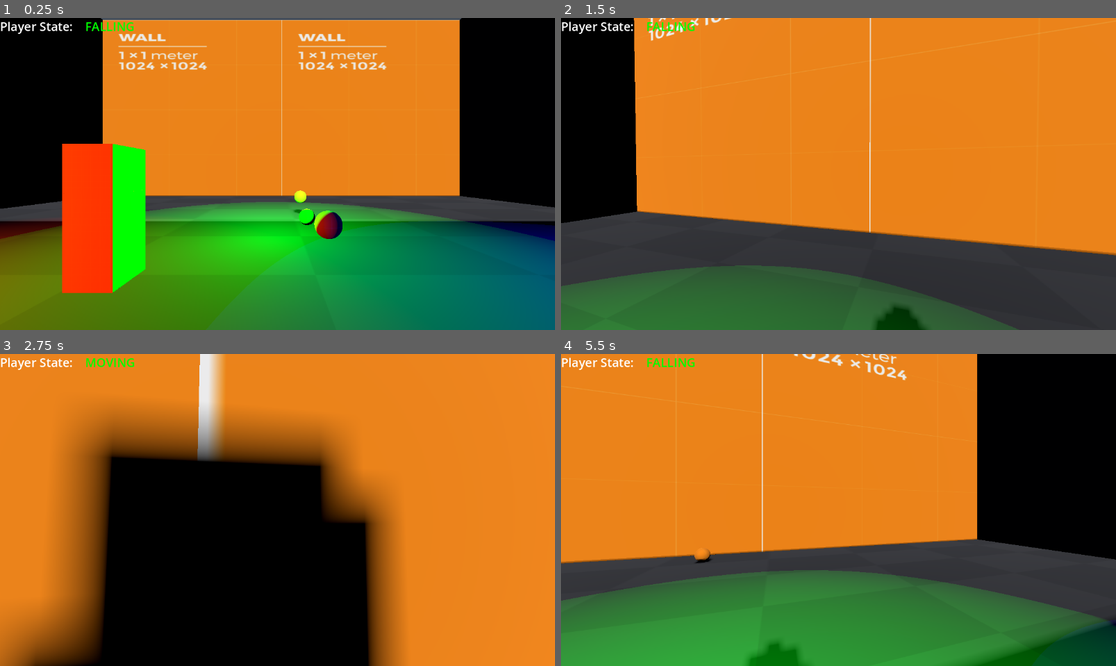
Above: before the commit, frames 1-4 (two rows, left to right).
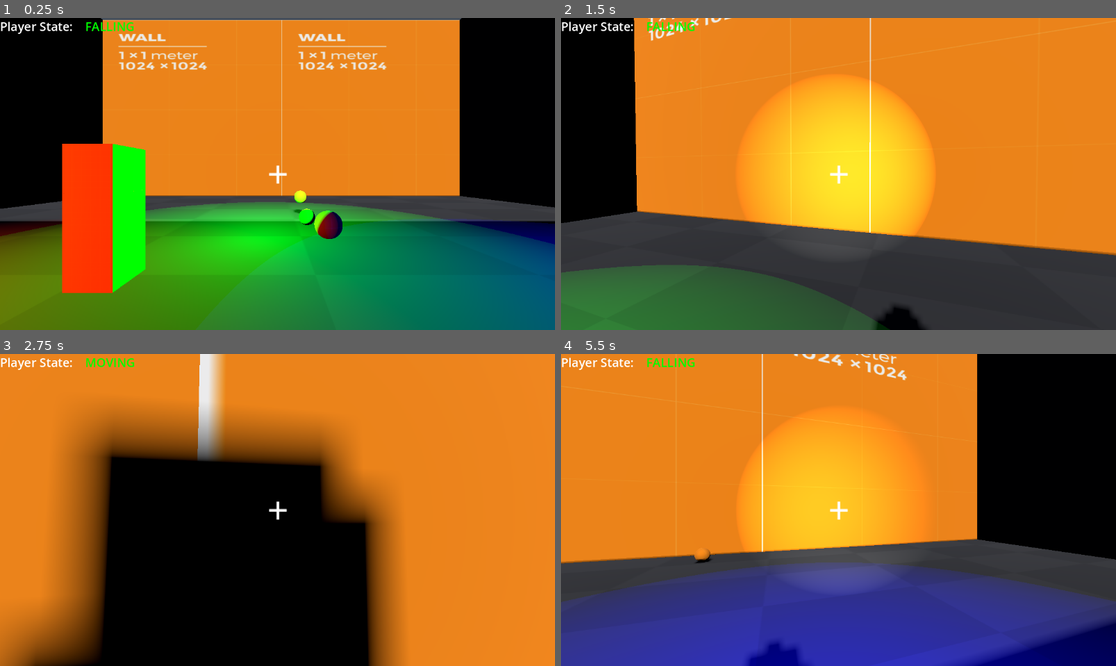
Above: after the commit, the same moments.

Repository: Djlanav/project-darkfire
Game: Godot game, scene res://Areas/testing_world.tscn
The game is run twice, just before and just after one commit, with the same random seed, the same clock (stepped at 60 frames per second) and the same inputs. A sky picture missing from this copy of the repository is replaced by a grey-blue gradient. Sound files missing from this copy of the repository are replaced by a short silence.
Inputs (mouse positions are in pixels of both pictures, inside the frame that each line leads up to):
- Up to frame 1 (0.25 s): no input
- Up to frame 2 (1.5 s): move the mouse to (866, 174) at 0.52 s; hold W (forward) from 0.53 s (still down); tap F (flashlight, bound only after the commit) at 0.6 s; tap Space (jump) at 0.77 s; move the mouse to (810, 174) at 1.27 s; tap E (hold_obj) at 1.35 s
- Up to frame 3 (2.75 s): keep holding W (forward); tap Space (jump) at 1.52 s; tap F (flashlight, bound only after the commit) at 1.55, 2.3 s; move the mouse to (288, 503) at 2.02 s; tap U (unfocus) at 2.1 s
- Up to frame 4 (5.5 s): tap Enter at 2.75 s; move the mouse to (810, 572) at 2.77 s; tap F (flashlight, bound only after the commit) at 2.85, 3.6, 4.55, 5.3 s; tap Space (jump) at 3.02, 3.77, 4.52 s; move the mouse to (1005, 556) at 3.52 s; release W (forward) at 3.53 s; hold A (left) 3.53-5.03 s; move the mouse to (672, 463) at 4.27 s; tap E (hold_obj) at 4.35 s; move the mouse to (866, 510) at 5.02 s; hold S (backward) from 5.03 s (still down); tap U (unfocus) at 5.1 s

The runs differ from the first frame. In frame 1, 1.5% of the frame differs, in the area x 0-100%, y 47-100%; in frame 2, 18%; in frame 3, less than 0.1%; in frame 4, 38%, in the area x 0-100%, y 21-100%.

Commit message:
Lights, Crosshair

Diff:
--- a/Areas/testing_world.tscn
+++ b/Areas/testing_world.tscn
@@ -1,6 +1,7 @@
-[gd_scene load_steps=11 format=3 uid="uid://bcmrrbg6qdm84"]
+[gd_scene load_steps=12 format=3 uid="uid://bcmrrbg6qdm84"]
 
 [ext_resource type="PackedScene" uid="uid://5qjdsmxr7sj8" path="res://Objects/World/prototype_ground.tscn" id="1_g0g4q"]
+[ext_resource type="Script" path="res://Scripts/light_test_script.gd" id="1_vr4wh"]
 [ext_resource type="PackedScene" uid="uid://c132wqyjajus" path="res://Entities/player.tscn" id="2_wvybn"]
 [ext_resource type="Texture2D" uid="uid://cp53xw8lnyfh1" path="res://Textures/HDR Skyboxes/klippad_dawn_1_2k.hdr" id="3_3hjnk"]
 [ext_resource type="PackedScene" uid="uid://dn4pis21idnm3" path="res://Objects/World/prototype_rigibody.tscn" id="3_qj456"]
@@ -21,6 +22,7 @@
 ambient_light_source = 2
 
 [node name="TestingWorld" type="Node3D"]
+script = ExtResource("1_vr4wh")
 
 [node name="PrototypeGround" parent="." instance=ExtResource("1_g0g4q")]
 collision_layer = 7
@@ -36,7 +38,9 @@
 light_angular_distance = 0.5
 shadow_enabled = true
 
-[node name="OmniLight3D" type="OmniLight3D" parent="."]
+[node name="Lights" type="Node3D" parent="."]
+
+[node name="OmniLight3D" type="OmniLight3D" parent="Lights"]
 transform = Transform3D(1, 0, 0, 0, 1, 0, 0, 0, 1, -3.71953, 1.14522, -0.0144253)
 light_color = Color(0.930753, 0.223569, 3.85046e-07, 1)
 light_energy = 16.0
@@ -46,14 +50,14 @@
 shadow_opacity = 0.0
 shadow_blur = 0.0
 
-[node name="OmniLight3D2" type="OmniLight3D" parent="."]
+[node name="OmniLight3D2" type="OmniLight3D" parent="Lights"]
 transform = Transform3D(1, 0, 0, 0, 1, 0, 0, 0, 1, 3.31126, 1.12433, 0)
 light_color = Color(0, 0, 1, 1)
 light_energy = 12.798
 shadow_enabled = true
 shadow_bias = 0.005
 
-[node name="OmniLight3D3" type="OmniLight3D" parent="."]
+[node name="OmniLight3D3" type="OmniLight3D" parent="Lights"]
 transform = Transform3D(1, 0, 0, 0, 1, 0, 0, 0, 1, -0.24671, 1.12433, -2.89634)
 light_color = Color(0, 1, 0.0901961, 1)
 light_energy = 16.0
--- /dev/null
+++ b/Components/GUI/crosshair.tscn
@@ -0,0 +1,8 @@
+[gd_scene load_steps=2 format=3 uid="uid://cm1owowko7xp6"]
+
+[ext_resource type="Texture2D" uid="uid://d1acloym7au8h" path="res://Textures/crosshair.png" id="1_exnrx"]
+
+[node name="Crosshair" type="TextureRect"]
+offset_right = 40.0
+offset_bottom = 40.0
+texture = ExtResource("1_exnrx")
--- a/Components/sfx_component.tscn
+++ b/Components/sfx_component.tscn
@@ -15,6 +15,7 @@
 
 [node name="Ambience" type="AudioStreamPlayer" parent="."]
 stream = ExtResource("3_twqkq")
+volume_db = 15.928
 autoplay = true
 bus = &"Ambience"
 
--- a/Entities/player.tscn
+++ b/Entities/player.tscn
@@ -1,7 +1,8 @@
-[gd_scene load_steps=9 format=3 uid="uid://c132wqyjajus"]
+[gd_scene load_steps=10 format=3 uid="uid://c132wqyjajus"]
 
 [ext_resource type="Script" path="res://Scripts/Entity/player.gd" id="1_bh53k"]
 [ext_resource type="Script" path="res://Scripts/Gameplay/player_camera.gd" id="2_to0fs"]
+[ext_resource type="PackedScene" uid="uid://cm1owowko7xp6" path="res://Components/GUI/crosshair.tscn" id="3_wd86n"]
 [ext_resource type="PackedScene" uid="uid://bgipihsq8wx5c" path="res://Components/health_component.tscn" id="4_t4iim"]
 [ext_resource type="PackedScene" uid="uid://b2mqdrvgix4wh" path="res://Components/sfx_component.tscn" id="5_4ktyq"]
 [ext_resource type="PackedScene" uid="uid://bh4skt3i0l186" path="res://Components/player_input_component.tscn" id="5_wxa0a"]
@@ -29,11 +30,20 @@
 script = ExtResource("2_to0fs")
 
 [node name="PickUpRange" type="RayCast3D" parent="PlayerCamera"]
-transform = Transform3D(1, 0, 0, 0, -1.02156e-07, -1, 0, 2.33706, -4.37114e-08, 0, -0.0645372, -0.477913)
+unique_name_in_owner = true
+transform = Transform3D(1, 0, 0, 0, -1.85951e-07, -1, 0, 4.25408, -4.37114e-08, 0, -0.0645372, -0.477913)
 collision_mask = 20
 
 [node name="HoldPoint" type="Node3D" parent="PlayerCamera"]
-transform = Transform3D(1, 0, 0, 0, 1, 0, 0, 0, 1, 0.0222445, 0.183671, -1.73519)
+unique_name_in_owner = true
+transform = Transform3D(1, 0, 0, 0, 1, 0, 0, 0, 1, -0.000983549, 0.0106555, -1.71784)
+
+[node name="Flashlight" type="SpotLight3D" parent="PlayerCamera"]
+unique_name_in_owner = true
+transform = Transform3D(1, 0, 0, 0, 1, 0, 0, 0, 1, 0, 0, -0.777589)
+light_energy = 0.0
+spot_range = 7.76786
+spot_angle = 30.579
 
 [node name="SFXComponent" parent="." instance=ExtResource("5_4ktyq")]
 transform = Transform3D(1, 0, 0, 0, 1, 0, 0, 0, 1, -0.124481, 1.13518, -0.656423)
@@ -46,10 +56,27 @@
 transform = Transform3D(1, 0, 0, 0, 1, 0, 0, 0, 1, -0.04457, 0.969602, -0.287252)
 
 [node name="StateDisplay" parent="." instance=ExtResource("6_7o2co")]
-offset_right = -1152.0
-offset_bottom = -648.0
+anchors_preset = 0
+anchor_right = 0.0
+anchor_bottom = 0.0
+grow_horizontal = 1
+grow_vertical = 1
+
+[node name="Crosshair" parent="." instance=ExtResource("3_wd86n")]
+anchors_preset = 8
+anchor_left = 0.5
+anchor_top = 0.5
+anchor_right = 0.5
+anchor_bottom = 0.5
+offset_left = -20.0
+offset_top = -20.0
+offset_right = 20.0
+offset_bottom = 20.0
+grow_horizontal = 2
+grow_vertical = 2
 
 [connection signal="movement_begin" from="." to="SFXComponent" method="_on_player_movement_begin"]
 [connection signal="movement_end" from="." to="SFXComponent" method="_on_player_movement_end"]
 [connection signal="health_zero" from="HealthComponent" to="." method="_on_health_component_health_zero"]
 [connection signal="pick_up" from="PlayerInputComponent" to="." method="_on_player_input_component_pick_up"]
+[connection signal="toggle_flashlight" from="PlayerInputComponent" to="." method="_on_player_input_component_toggle_flashlight"]
--- a/Objects/World/prototype_ground.tscn
+++ b/Objects/World/prototype_ground.tscn
@@ -14,7 +14,6 @@
 
 [node name="PrototypeGround" type="StaticBody3D"]
 transform = Transform3D(0.999519, 0, 0, 0, 0.999519, 0, 0, 0, 0.999519, 0, 0, 0)
-collision_layer = 5
 collision_mask = 27
 
 [node name="CollisionBox" type="CollisionShape3D" parent="."]
--- a/Scripts/Component/player_input_component.gd
+++ b/Scripts/Component/player_input_component.gd
@@ -3,6 +3,7 @@
 
 
 signal pick_up
+signal toggle_flashlight
 
 
 var is_mouse_captured: bool
@@ -45,41 +46,11 @@
 	elif Input.is_action_just_pressed("hold_obj"):
 		pick_up.emit()
 
+	elif Input.is_action_just_pressed("flashlight"):
+		toggle_flashlight.emit()
+
 	elif Input.is_action_just_pressed("take_screenshot"):
 		await RenderingServer.frame_post_draw
 		var time = Time.get_datetime_string_from_system()
 		var path = "user://screenshot_{date}".format({"date": time}).replace("T", "_")
 		get_viewport().get_texture().get_image().save_png(path)
-
-
-#func check_movement(is_released: bool) -> void:
-	#if not is_moving and not is_released:
-		#movement_begin.emit()
-		#is_moving = true
-	#elif is_moving and is_released:
-		#movement_end.emit()
-		#is_moving = false
-#
-#
-#func check_mapped_action(is_released: bool) -> void:
-	#match mapped_action:
-		#"forward":
-			#check_movement(is_released)
-		#"backward":
-			#check_movement(is_released)
-		#"left":
-			#check_movement(is_released)
-		#"right":
-			#check_movement(is_released)
-#
-#
-#func _unhandled_input(event: InputEvent) -> void:
-	#var event_str := event.as_text()
-	#
-	#if event.is_pressed() and event_action_map.has(event_str):
-		#mapped_action = event_action_map[event_str]
-		#check_mapped_action(false)
-	#
-	#elif event.is_released() and event_action_map.has(event_str):
-		#mapped_action = event_action_map[event_str]
-		#check_mapped_action(true)
--- a/Scripts/Entity/player.gd
+++ b/Scripts/Entity/player.gd
@@ -10,8 +10,9 @@
 @onready var health_component: HealthComponent = $HealthComponent
 @onready var input_component: PlayerInputComponent = $PlayerInputComponent
 @onready var sfx_component: SFXComponent = $SFXComponent
-@onready var pick_up: RayCast3D = $PlayerCamera/PickUpRange
-@onready var hold_point: Node3D = $PlayerCamera/HoldPoint
+@onready var pick_up: RayCast3D = %PickUpRange
+@onready var hold_point: Node3D = %HoldPoint
+@onready var flashlight: SpotLight3D = %Flashlight
 
 
 enum State {
@@ -123,3 +124,10 @@
 	if pick_up.is_colliding() and pick_up.get_collider() is RigidBody3D:
 		held_object = pick_up.get_collider()
 		held_object.freeze = true
+
+
+func _on_player_input_component_toggle_flashlight() -> void:
+	if flashlight.light_energy >= 1:
+		flashlight.light_energy = 0
+	else:
+		flashlight.light_energy = 2.3
--- /dev/null
+++ b/Scripts/light_test_script.gd
@@ -0,0 +1,14 @@
+extends Node3D
+
+
+@onready var lights: Node3D = $Lights
+
+
+# Called when the node enters the scene tree for the first time.
+func _ready() -> void:
+	pass # Replace with function body.
+
+
+# Called every frame. 'delta' is the elapsed time since the previous frame.
+func _process(delta: float) -> void:
+	lights.rotation_degrees.y += 15 * delta
--- a/default_bus_layout.tres
+++ b/default_bus_layout.tres
@@ -1,4 +1,12 @@
-[gd_resource type="AudioBusLayout" format=3 uid="uid://cq2rfa0xop42e"]
+[gd_resource type="AudioBusLayout" load_steps=3 format=3 uid="uid://cq2rfa0xop42e"]
+
+[sub_resource type="AudioEffectReverb" id="AudioEffectReverb_p5t5a"]
+resource_name = "Reverb"
+room_size = 0.4
+damping = 0.27
+
+[sub_resource type="AudioEffectAmplify" id="AudioEffectAmplify_5pdb7"]
+resource_name = "Amplify"
 
 [resource]
 bus/1/name = &"SFX"
@@ -7,6 +15,8 @@
 bus/1/bypass_fx = false
 bus/1/volume_db = 0.0
 bus/1/send = &"Master"
+bus/1/effect/0/effect = SubResource("AudioEffectReverb_p5t5a")
+bus/1/effect/0/enabled = true
 bus/2/name = &"Music"
 bus/2/solo = false
 bus/2/mute = false
@@ -19,3 +29,5 @@
 bus/3/bypass_fx = false
 bus/3/volume_db = 6.02
 bus/3/send = &"Master"
+bus/3/effect/0/effect = SubResource("AudioEffectAmplify_5pdb7")
+bus/3/effect/0/enabled = true
--- a/project.godot
+++ b/project.godot
@@ -66,6 +66,11 @@
 "events": [Object(InputEventKey,"resource_local_to_scene":false,"resource_name":"","device":-1,"window_id":0,"alt_press …(192 unchanged characters)…
 ]
 }
+flashlight={
+"deadzone": 0.5,
+"events": [Object(InputEventKey,"resource_local_to_scene":false,"resource_name":"","device":-1,"window_id":0,"alt_pressed":false,"shift_pressed":false,"ctrl_pressed":false,"meta_pressed":false,"pressed":false,"keycode":0,"physical_keycode":70,"key_label":0,"unicode":102,"location":0,"echo":false,"script":null)
+]
+}
 
 [layer_names]
 
Binary file added: Textures/crosshair.png
Not shown, added: Textures/crosshair.png.import
